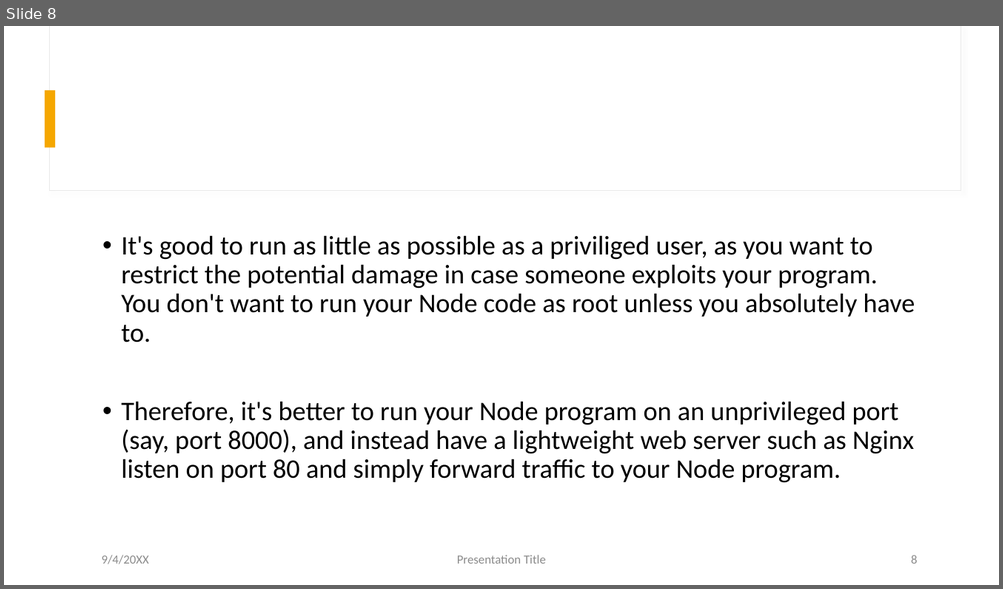
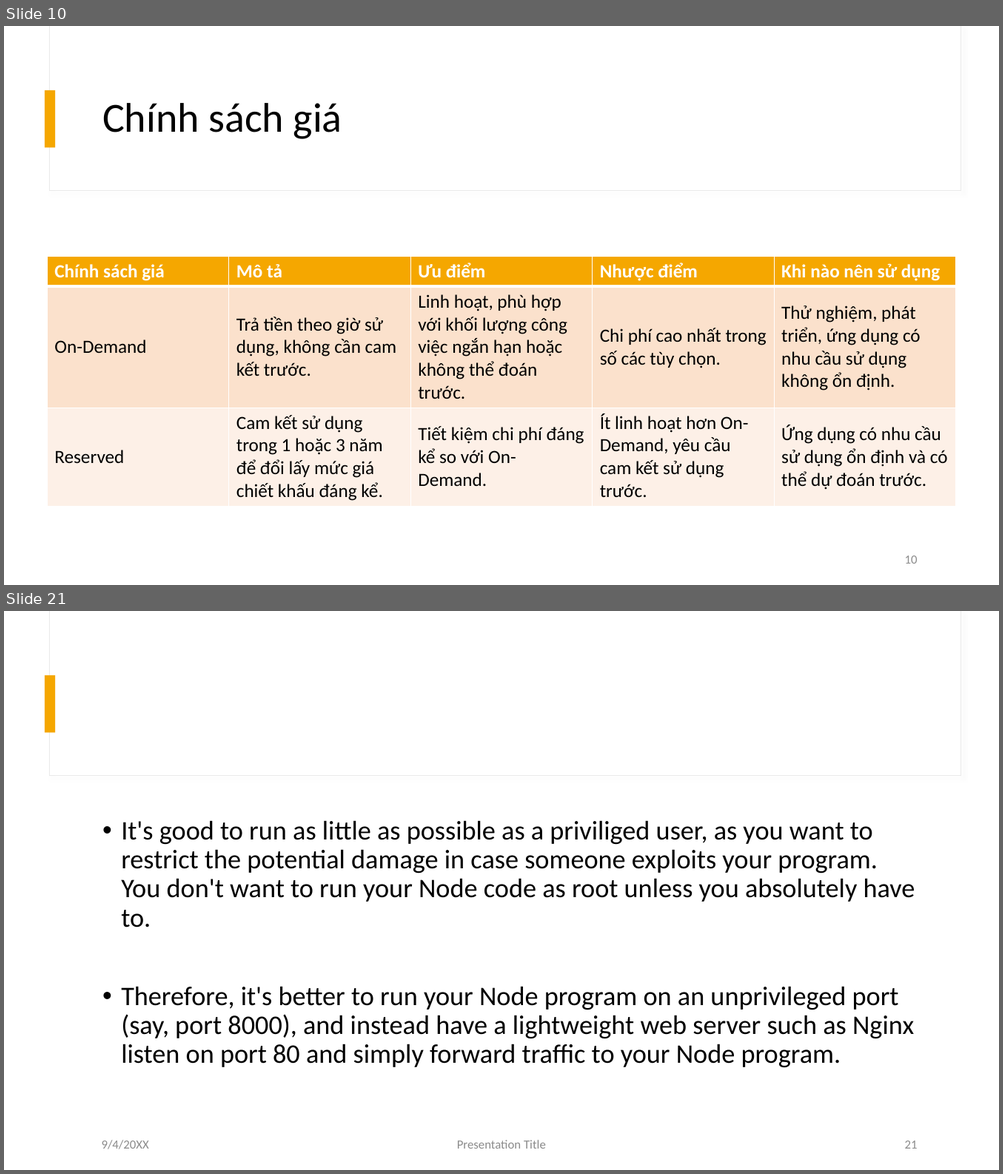
Before and after one commit to uzuhinta/aws_learning-resource, a slide deck: doc/EC2.pptx. Shown one above the other, each under a label of ours: slide 8 before the commit, slides 10 and 21 after it; the slides between them are not shown. The pictures are 1003x589 and 1003x1174 pixels, drawn with LibreOffice and Linux fonts; fonts in the diff are those of the drawing. Boxes give left, top, right and bottom in pixels: in the first picture for what was removed or moved away, otherwise in the second. Text is boxed around its words. In the diff, an @@ line names an element or a change of style, - is before the commit and + after.

```diff
--- a/doc/EC2.pptx
+++ b/doc/EC2.pptx
@@ slide 10 added at <box>4,26,999,585</box>, background #FFFFFF; not listed: 2 template elements that a slide beside it also shows @@
@@ title added at <box>102,103,342,139</box>, 40 pt, text #000000 @@
+Chính sách giá
@@ table added at <box>47,257,958,526</box>, 3 rows, 5 columns @@
+Chính sách giá | Mô tả | Ưu điểm | Nhược điểm | Khi nào nên sử dụng
+On-Demand | Trả tiền theo giờ sử dụng, không cần cam kết trước. | Linh hoạt, phù hợp với khối lượng công việc ngắn hạn hoặc không thể đoán trước. | Chi phí cao nhất trong số các tùy chọn. | Thử nghiệm, phát triển, ứng dụng có nhu cầu sử dụng không ổn định.
+Reserved | Cam kết sử dụng trong 1 hoặc 3 năm để đổi lấy mức giá chiết khấu đáng kể. | Tiết kiệm chi phí đáng kể so với On-Demand. | Ít linh hoạt hơn On-Demand, yêu cầu cam kết sử dụng trước. | Ứng dụng có nhu cầu sử dụng ổn định và có thể dự đoán trước.
@@ page number added at <box>905,556,917,564</box>, 12 pt, text #8C8C8C @@
+10
@@ what was slide 8 is now slide 21 @@
@@ page number at <box>905,1141,917,1149</box>: text changed @@
-8
+21
```
Also in this commit, not shown: 6 slides changed, 15 other slides added, 3 slides removed, 5 other files.
